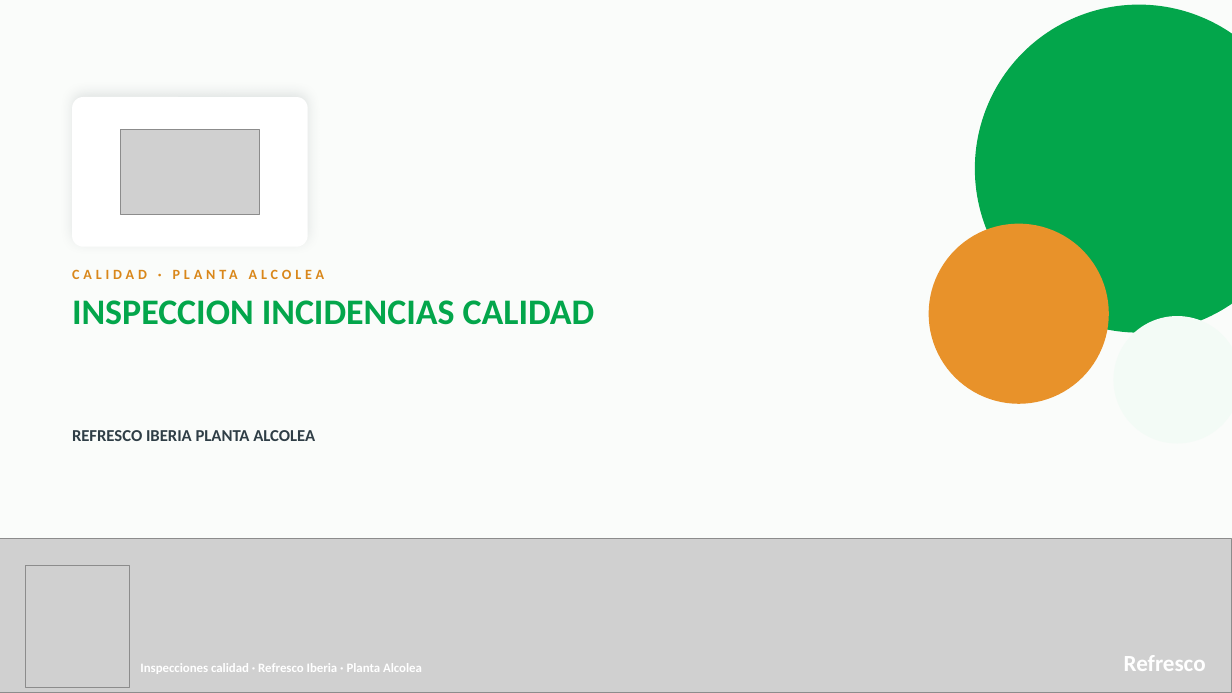
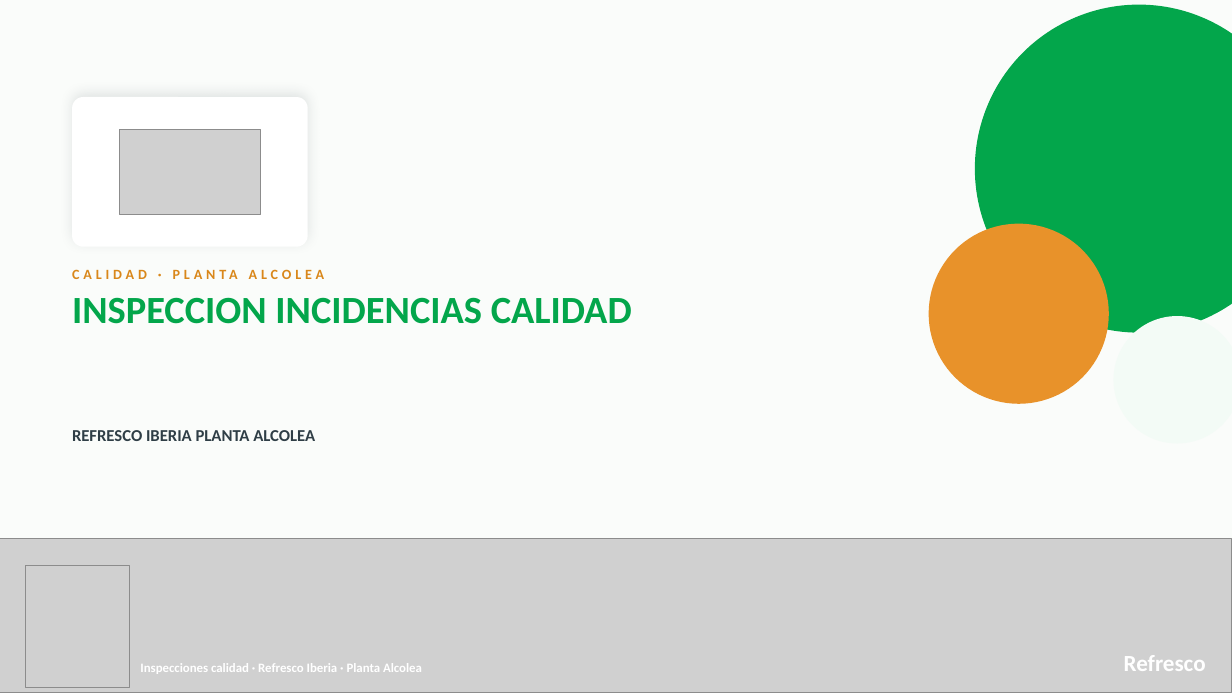
Before and after one commit to jorgefausto0074-pc/inspecciones-calidad-alcolea, a slide deck: slide 1 of samples/informe-ejemplo-alcolea.pptx. Drawn at 1232x693 pixels with LibreOffice and Linux fonts; fonts in the diff are those of the drawing; grey boxes stand for pictures. Boxes give left, top, right and bottom in pixels: in the first picture for what was removed or moved away, otherwise in the second. Text is boxed around its words. In the diff, an @@ line names an element or a change of style, - is before the commit and + after.

```diff
--- a/samples/informe-ejemplo-alcolea.pptx
+++ b/samples/informe-ejemplo-alcolea.pptx
@@ text "INSPECCION INCIDENCIAS CALIDAD" at <box>72,297,632,324</box>: size 28 to 30 pt @@
```
Also in this commit, not shown: 18 other files.
